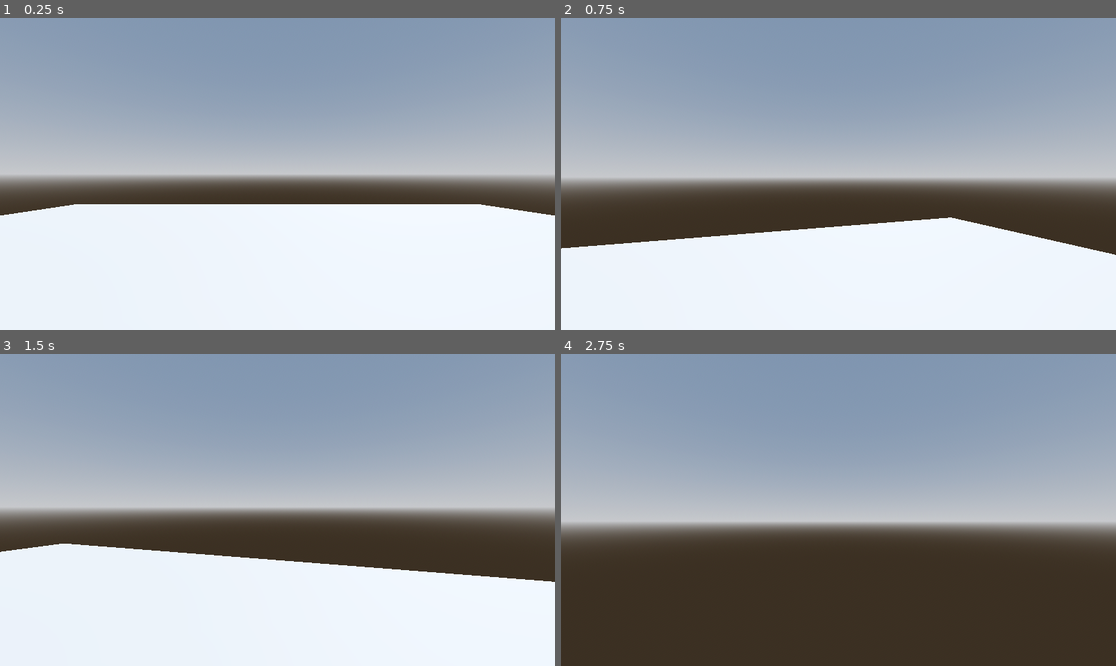
Above: before the commit, frames 1-4 (two rows, left to right).
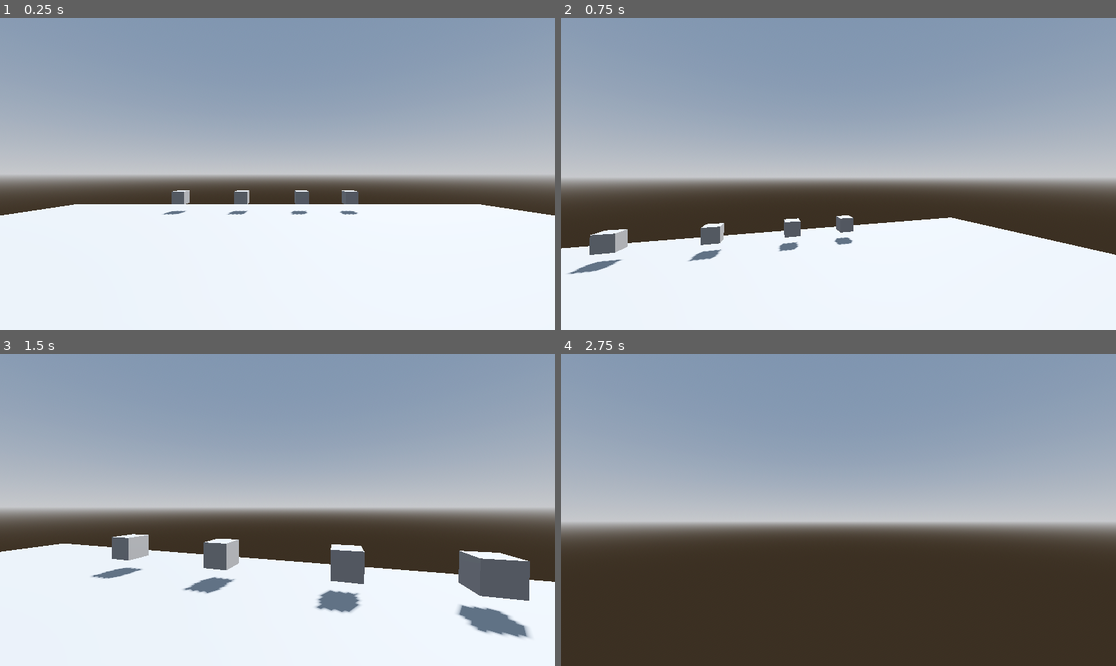
Above: after the commit, the same moments.

Repository: pobertt/Bigmode-Game-Jam-2025
Game: Godot game, scene res://map/world.tscn
The game is run twice, just before and just after one commit, with the same random seed, the same clock (stepped at 60 frames per second) and the same inputs.
Inputs (mouse positions are in pixels of both pictures, inside the frame that each line leads up to):
- Up to frame 1 (0.25 s): no input
- Up to frame 2 (0.75 s): tap Enter (ui_accept) at 0.5 s; move the mouse to (866, 174) at 0.52 s; hold W (forward) from 0.53 s (still down)
- Up to frame 3 (1.5 s): keep holding W (forward); tap Enter (ui_accept) at 0.77 s; move the mouse to (249, 510) at 1.27 s
- Up to frame 4 (2.75 s): keep holding W (forward); tap Enter (ui_accept) at 1.52 s; move the mouse to (849, 503) at 2.02 s

The runs differ from the first frame. In frame 1, 0.6% of the frame differs, in the area x 29-65%, y 55-64%; in frame 2, 1.5%; in frame 3, 5.2%, in the area x 16-96%, y 57-92%; in frame 4, nothing differs.

Commit message:
power up system updated

Diff:
--- a/bigmodegamejam2025/map/world.tscn
+++ b/bigmodegamejam2025/map/world.tscn
@@ -1,6 +1,7 @@
-[gd_scene load_steps=7 format=3 uid="uid://dlsqp5lw5rpwi"]
+[gd_scene load_steps=10 format=3 uid="uid://dlsqp5lw5rpwi"]
 
 [ext_resource type="PackedScene" uid="uid://jmxxedj0ya4l" path="res://player/player.tscn" id="1_w1kce"]
+[ext_resource type="Script" path="res://player/power_ups.gd" id="2_c5joe"]
 
 [sub_resource type="ProceduralSkyMaterial" id="ProceduralSkyMaterial_ua71i"]
 sky_horizon_color = Color(0.64625, 0.65575, 0.67075, 1)
@@ -21,6 +22,10 @@
 [sub_resource type="ConcavePolygonShape3D" id="ConcavePolygonShape3D_crx4q"]
 data = PackedVector3Array(10, 0, 10, -10, 0, 10, 10, 0, -10, -10, 0, 10, -10, 0, -10, 10, 0, -10)
 
+[sub_resource type="BoxShape3D" id="BoxShape3D_aepau"]
+
+[sub_resource type="BoxMesh" id="BoxMesh_8r42t"]
+
 [node name="World" type="Node3D"]
 
 [node name="WorldEnvironment" type="WorldEnvironment" parent="."]
@@ -38,4 +43,55 @@
 [node name="CollisionShape3D" type="CollisionShape3D" parent="Floor/StaticBody3D"]
 shape = SubResource("ConcavePolygonShape3D_crx4q")
 
-[node name="Player" parent="." instance=ExtResource("1_w1kce")]
+[node name="Player" parent="." groups=["player"] instance=ExtResource("1_w1kce")]
+
+[node name="Smoking PowerUp" type="Area3D" parent="." groups=["power_ups"]]
+transform = Transform3D(1, 0, 0, 0, 1, 0, 0, 0, 1, 2.89084, 0.566309, -8.12213)
+script = ExtResource("2_c5joe")
+
+[node name="CollisionShape3D" type="CollisionShape3D" parent="Smoking PowerUp"]
+shape = SubResource("BoxShape3D_aepau")
+
+[node name="box" type="MeshInstance3D" parent="Smoking PowerUp"]
+transform = Transform3D(0.5, 0, 0, 0, 0.5, 0, 0, 0, 0.5, 0, 0, 0)
+mesh = SubResource("BoxMesh_8r42t")
+skeleton = NodePath("../..")
+
+[node name="Carkeys PowerUp" type="Area3D" parent="." groups=["power_ups"]]
+transform = Transform3D(1, 0, 0, 0, 1, 0, 0, 0, 1, 0.964701, 0.566309, -8.12213)
+script = ExtResource("2_c5joe")
+power_up_type = 3
+
+[node name="CollisionShape3D" type="CollisionShape3D" parent="Carkeys PowerUp"]
+shape = SubResource("BoxShape3D_aepau")
+
+[node name="box" type="MeshInstance3D" parent="Carkeys PowerUp"]
+transform = Transform3D(0.5, 0, 0, 0, 0.5, 0, 0, 0, 0.5, 0, 0, 0)
+mesh = SubResource("BoxMesh_8r42t")
+skeleton = NodePath("../..")
+
+[node name="snus PowerUp" type="Area3D" parent="." groups=["power_ups"]]
+transform = Transform3D(1, 0, 0, 0, 1, 0, 0, 0, 1, -3.86074, 0.566309, -8.12213)
+script = ExtResource("2_c5joe")
+power_up_type = 2
+
+[node name="CollisionShape3D" type="CollisionShape3D" parent="snus PowerUp"]
+shape = SubResource("BoxShape3D_aepau")
+
+[node name="box" type="MeshInstance3D" parent="snus PowerUp"]
+transform = Transform3D(0.5, 0, 0, 0, 0.5, 0, 0, 0, 0.5, 0, 0, 0)
+mesh = SubResource("BoxMesh_8r42t")
+skeleton = NodePath("../..")
+
+[node name="Drink PowerUp" type="Area3D" parent="." groups=["power_ups"]]
+transform = Transform3D(1, 0, 0, 0, 1, 0, 0, 0, 1, -1.41917, 0.566309, -8.12213)
+script = ExtResource("2_c5joe")
+power_up_type = 1
+
+[node name="CollisionShape3D" type="CollisionShape3D" parent="Drink PowerUp"]
+shape = SubResource("BoxShape3D_aepau")
+
+[node name="box" type="MeshInstance3D" parent="Drink PowerUp"]
+transform = Transform3D(0.5, 0, 0, 0, 0.5, 0, 0, 0, 0.5, 0, 0, 0)
+mesh = SubResource("BoxMesh_8r42t")
+skeleton = NodePath("../..")
--- a/bigmodegamejam2025/player/player.gd
+++ b/bigmodegamejam2025/player/player.gd
@@ -11,12 +11,8 @@
 const power_ups = preload("res://player/power_ups.gd")
 
 
-
-
-
 const SPEED = 5.0
 const JUMP_VELOCITY = 4.5
-
 
 
 func _ready():
@@ -32,7 +28,7 @@
 func _on_power_up_collected(power_up_type):
 	if power_up_type not in collected_powerups:
 		collected_powerups.append(power_up_type)
-	match power_ups.PowerUpType:
+	match power_up_type:
 		power_ups.PowerUpType.SMOKING:
 			_apply_smoking_effect()
 
--- a/bigmodegamejam2025/player/power_ups.gd
+++ b/bigmodegamejam2025/player/power_ups.gd
@@ -16,8 +16,10 @@
 	# Connect to the power-up signals
 	connect("body_entered", Callable(self, "_on_body_entered"))
 
+
 # FUNCTION FOR WHEN THE PLAYER ENTERS THE POWER UP AREA
 func _on_body_entered(body):
 	if body.is_in_group("player"):
 		emit_signal("collected", power_up_type)
 		queue_free()
+		print("collected")
